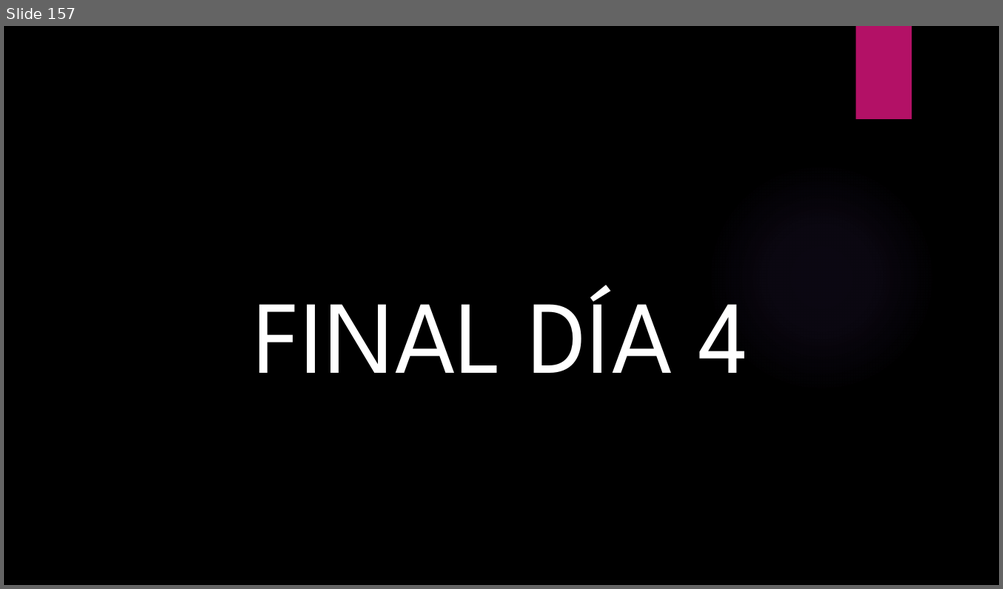
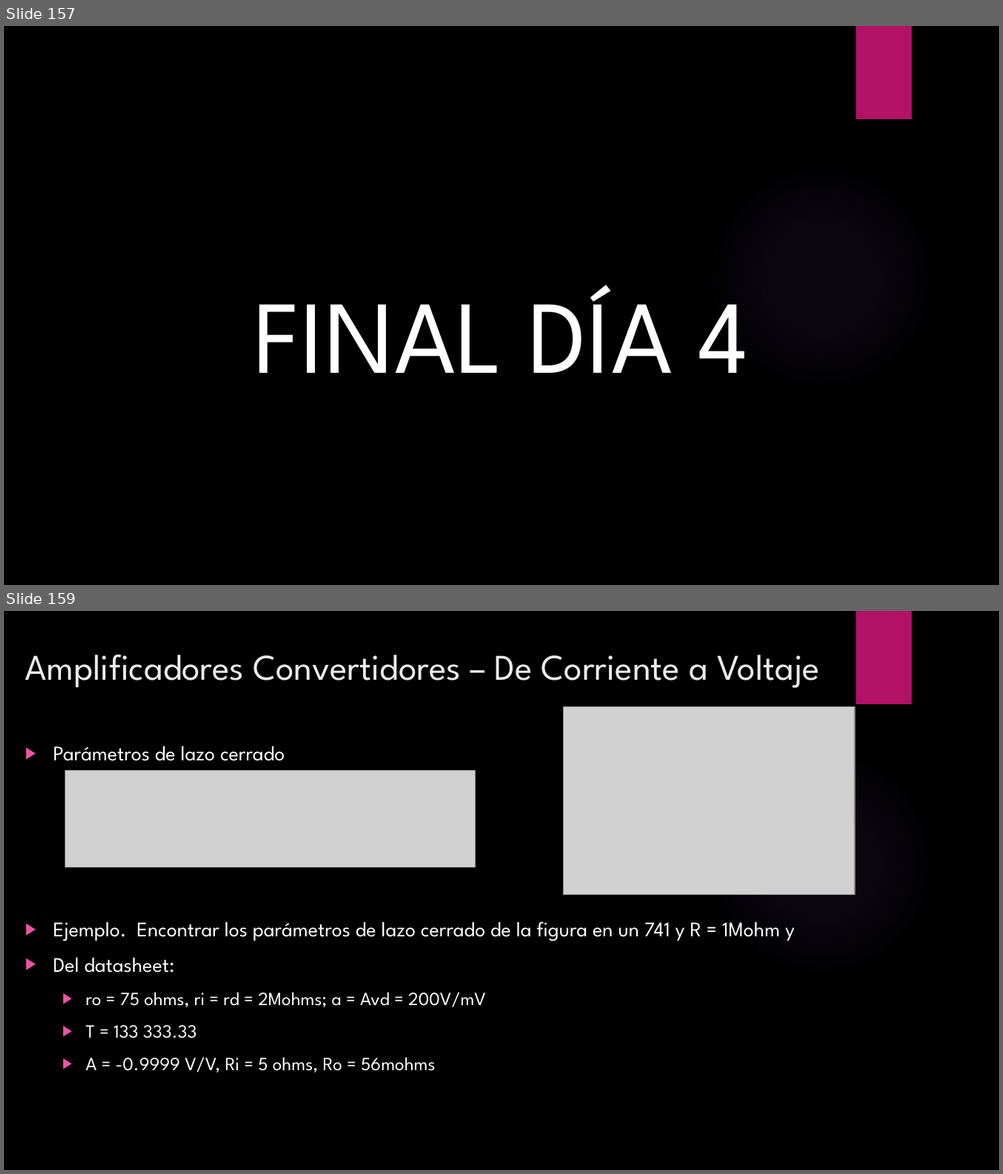
Before and after one commit to ulatinaedupa/ElectronicsII, a slide deck: Presentación/Electronica II.pptx. Shown one above the other, each under a label of ours: slide 157 before the commit, slides 157 and 159 after it; the slides between them are not shown. The pictures are 1003x589 and 1003x1174 pixels, drawn with LibreOffice and Linux fonts; fonts in the diff are those of the drawing; grey boxes stand for pictures; background and template pictures are left out. Boxes give left, top, right and bottom in pixels: in the first picture for what was removed or moved away, otherwise in the second. Text is boxed around its words. In the diff, an @@ line names an element or a change of style, - is before the commit and + after.

```diff
--- a/Presentación/Electronica II.pptx
+++ b/Presentación/Electronica II.pptx
@@ slide 159 added at box(4, 611, 999, 1170), background picture (left out); not listed: 2 template elements that a slide beside it also shows @@
@@ title added at box(25, 654, 819, 688), 35 pt, text #EBEBEB @@
+Amplificadores Convertidores – De Corriente a Voltaje
@@ picture added at box(563, 706, 854, 894) @@
@@ text added at box(53, 746, 794, 1073), 20 pt, text #FFFFFF @@
+▶ Parámetros de lazo cerrado
+▶ Ejemplo. Encontrar los parámetros de lazo cerrado de la figura en un 741 y R = 1Mohm y
+▶ Del datasheet:
+  ▶ ro = 75 ohms, ri = rd = 2Mohms; a = Avd = 200V/mV
+  ▶ T = 133 333.33
+  ▶ A = -0.9999 V/V, Ri = 5 ohms, Ro = 56mohms
@@ picture added at box(65, 771, 475, 868) @@
```
Also in this commit, not shown: 23 other slides added, 2 other files.
